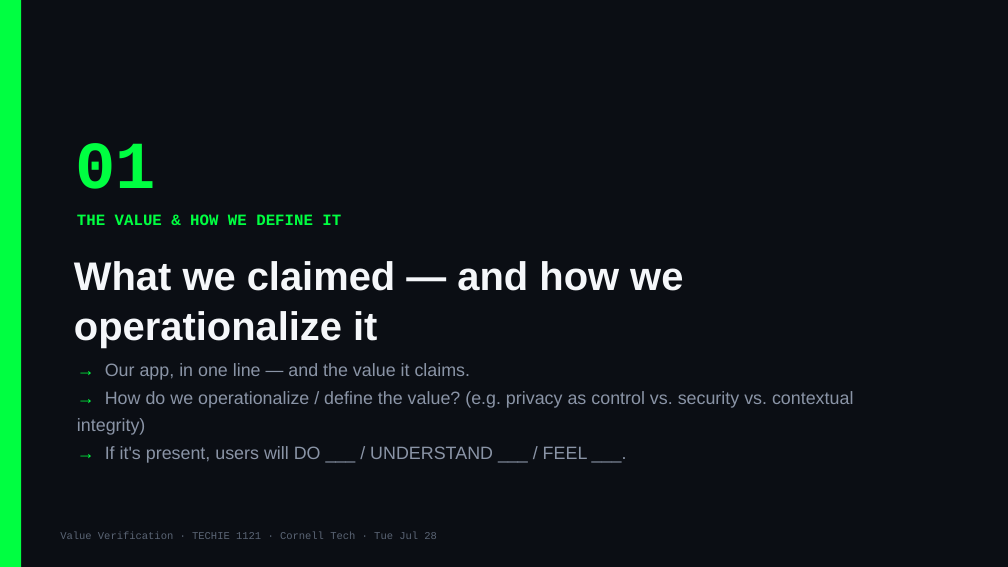
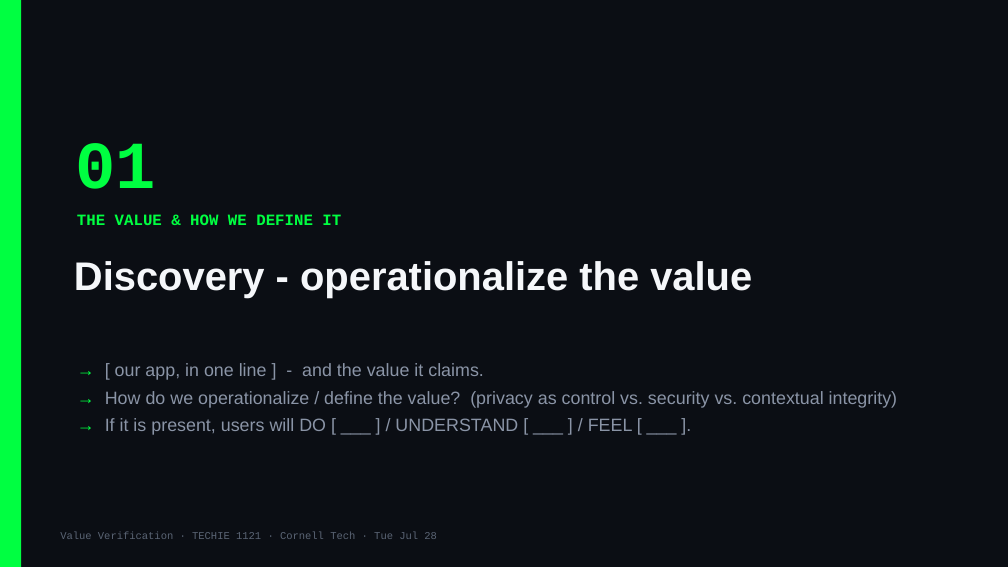
Before and after one commit to Cornell-Tech-Vibe-Coding-Summer-2026/website, a slide deck: slide 3 of slides/team-decks/Week3-Tue-jamins-2nd-team.pptx. Drawn at 1008x567 pixels with LibreOffice and Linux fonts; fonts in the diff are those of the drawing. Boxes give left, top, right and bottom in pixels: in the first picture for what was removed or moved away, otherwise in the second. Text is boxed around its words. In the diff, an @@ line names an element or a change of style, - is before the commit and + after.

```diff
--- a/slides/team-decks/Week3-Tue-jamins-2nd-team.pptx
+++ b/slides/team-decks/Week3-Tue-jamins-2nd-team.pptx
@@ text at box(74, 261, 752, 299): text changed @@
-What we claimed — and how we operationalize it
+Discovery - operationalize the value
@@ text at box(105, 363, 897, 435): text changed @@
-→ Our app, in one line — and the value it claims.
-→ How do we operationalize / define the value? (e.g. privacy as control vs. security vs. contextual integrity)
-→ If it's present, users will DO ___ / UNDERSTAND ___ / FEEL ___.
+→ [ our app, in one line ] - and the value it claims.
+→ How do we operationalize / define the value? (privacy as control vs. security vs. contextual integrity)
+→ If it is present, users will DO [ ___ ] / UNDERSTAND [ ___ ] / FEEL [ ___ ].
```
Also in this commit, not shown: 5 other slides changed, 1 slide added, 2 slides removed, 12 other files.
